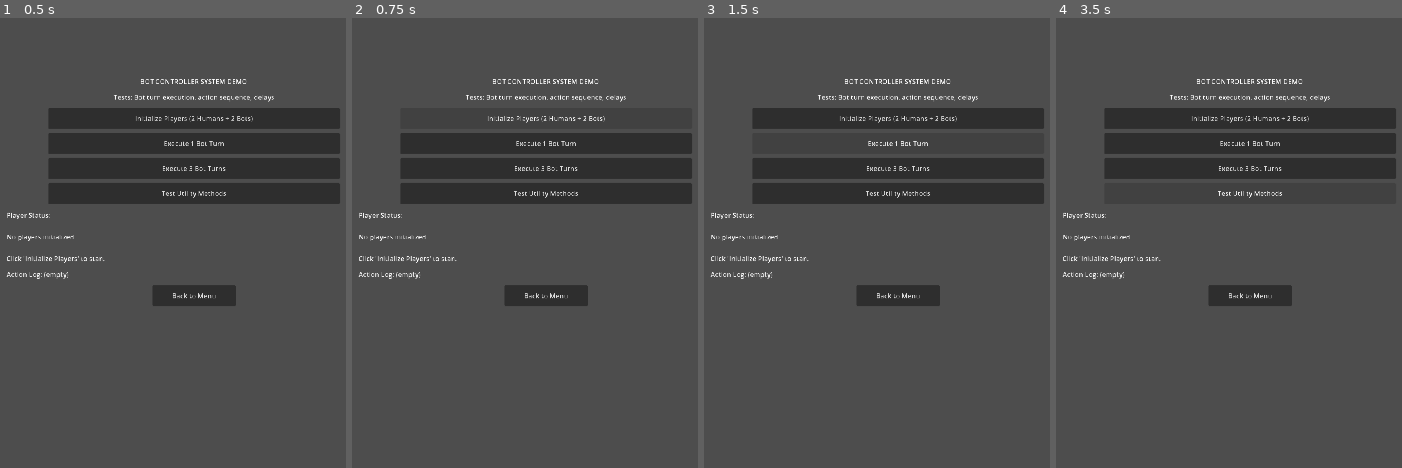
Above: before the commit, frames 1-4 (left to right).
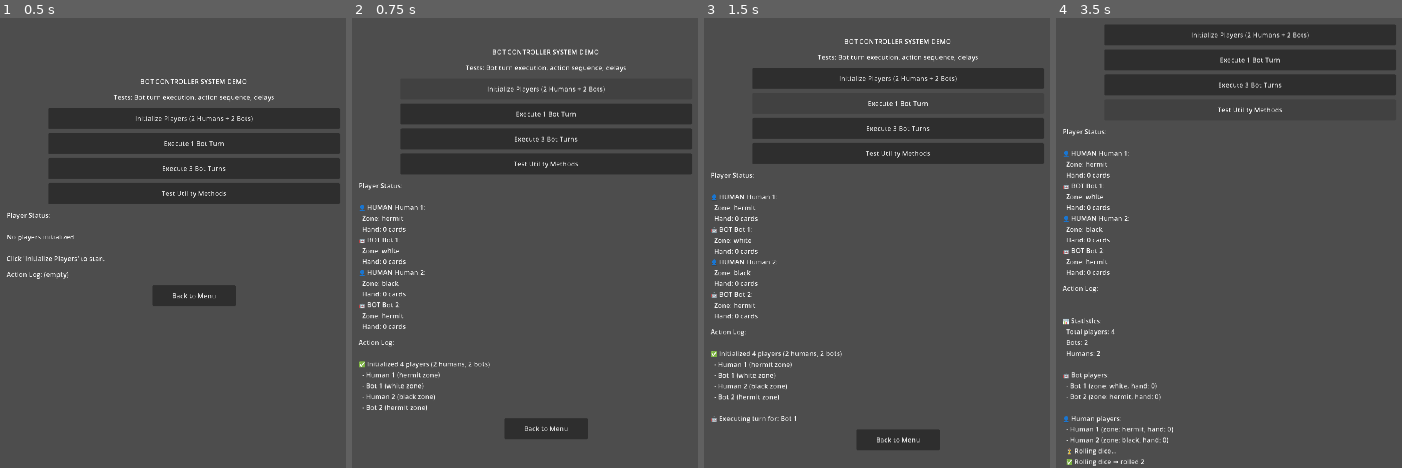
Above: after the commit, the same moments.

Repository: The-Cyril5555/shadow_hunter_app
Game: Godot game, scene res://scenes/demos/bot_controller_demo.tscn
The game is run twice, just before and just after one commit, with the same random seed, the same clock (stepped at 60 frames per second) and the same inputs. This scene is started directly instead of the project's main scene.
Inputs:
- Up to frame 1 (0.5 s): no input
- Up to frame 2 (0.75 s): click "Initialize Players (2 Humans …" at 0.5 s
- Up to frame 3 (1.5 s): click "Execute 1 Bot Turn" at 1.25 s
- Up to frame 4 (3.5 s): click "Execute 3 Bot Turns" at 2 s; click "Test Utility Methods" at 2.75 s

Frame 1 is identical in both runs. In frame 2, 13% of the frame differs, in the area x 1-99%, y 6-94%; in frame 3, 18%; in frame 4, 25%, in the area x 1-99%, y 1-100%.
Error before the commit: Parse Error: Cannot call non-static function "apply_damage()" on the class "CombatSystem" directly. Make an instance instead. (res://scripts/systems/bot_contro…

Commit message:
fix: correct zone ID mismatch in BotController
BotController used wrong zone identifiers ("white", "black") instead of
actual zone IDs ("church", "cemetery") from ZoneData. This caused:
- Bots moving between non-existent zones
- get_deck_for_zone() returning null (bots couldn't draw cards)
- Safe/risky zone classification failing

Fixes:
- Use ZoneData.ZONE_ADJACENCY for proper 6-zone adjacency
- Classify zones by deck_type instead of hardcoded IDs
- Handle zones without decks (weird_woods, underworld, altar)
- Use CombatSystem.new() instance method instead of static call

Diff:
--- a/scripts/systems/bot_controller.gd
+++ b/scripts/systems/bot_controller.gd
@@ -118,20 +118,25 @@
 	# Get valid adjacent zones
 	var valid_zones = _get_valid_adjacent_zones(bot.position_zone)
 
-	# Choose zone based on decision
+	# Choose zone based on decision using ZoneData deck_type classification
 	var target_zone = bot.position_zone
 	if valid_zones.size() > 0:
 		if chosen_movement == AIDecisionEngine.ACTION_MOVE_SAFE:
-			# Safe movement: prefer white/hermit zones (beneficial/neutral)
-			var safe_zones = ["white", "hermit"]
+			# Safe movement: prefer zones with white/hermit decks (beneficial/vision)
 			var available_safe = []
-			for zone in valid_zones:
-				if zone in safe_zones:
-					available_safe.append(zone)
+			for zone_id in valid_zones:
+				var zone_data = ZoneData.get_zone_by_id(zone_id)
+				if zone_data.get("deck_type", "") in ["white", "hermit"]:
+					available_safe.append(zone_id)
 			target_zone = available_safe.pick_random() if available_safe.size() > 0 else valid_zones.pick_random()
 		else:
-			# Risky movement: prefer black zone (risky cards)
-			target_zone = "black" if "black" in valid_zones else valid_zones.pick_random()
+			# Risky movement: prefer zones with black deck (harmful cards)
+			var risky_zones = []
+			for zone_id in valid_zones:
+				var zone_data = ZoneData.get_zone_by_id(zone_id)
+				if zone_data.get("deck_type", "") == "black":
+					risky_zones.append(zone_id)
+			target_zone = risky_zones.pick_random() if risky_zones.size() > 0 else valid_zones.pick_random()
 
 	# Update position
 	var old_zone = bot.position_zone
@@ -156,13 +161,24 @@
 	var decision_engine = AIDecisionEngine.new()
 	var context = AIDecisionEngine.build_action_context(bot, GameState.players)
 
-	# Determine available actions
-	var available_actions = [AIDecisionEngine.ACTION_DRAW_CARD]
+	# Determine available actions based on zone and surroundings
+	var available_actions: Array = []
+
+	# Can only draw card if zone has a deck
+	var deck: DeckManager = GameState.get_deck_for_zone(zone)
+	if deck != null and deck.get_card_count() > 0:
+		available_actions.append(AIDecisionEngine.ACTION_DRAW_CARD)
 
 	# Check if there are enemies to attack
 	var nearby_enemies = context.get("nearby_enemies", [])
 	if nearby_enemies.size() > 0:
 		available_actions.append(AIDecisionEngine.ACTION_ATTACK)
+
+	# Fallback: if no actions available, just skip
+	if available_actions.is_empty():
+		print("[BotController] ⚠️ %s has no available actions in zone %s" % [bot.display_name, zone])
+		bot_action_completed.emit(bot, "zone_action", null)
+		return
 
 	# Choose best action based on personality and context
 	var chosen_action = decision_engine.choose_best_action(bot, available_actions, context)
@@ -203,8 +219,9 @@
 	var attack_bonus = bot.get_attack_damage_bonus()
 	var total_damage = base_damage + attack_bonus
 
-	# Use CombatSystem to apply damage
-	CombatSystem.apply_damage(bot, target, total_damage)
+	# Use CombatSystem instance to apply damage
+	var combat = CombatSystem.new()
+	combat.apply_damage(bot, target, total_damage)
 
 	bot_action_completed.emit(bot, "zone_action", {"action": "attack", "target": target, "damage": total_damage})
 	print("[BotController] ✅ %s dealt %d damage to %s (HP: %d → %d)" % [
@@ -245,15 +262,14 @@
 # PRIVATE METHODS - Helpers
 # =============================================================================
 
-## Get valid adjacent zones for movement
+## Get valid adjacent zones for movement using ZoneData adjacency map
 ## @param current_zone: Current zone id
 ## @returns: Array - list of valid adjacent zone ids
 func _get_valid_adjacent_zones(current_zone: String) -> Array:
-	# MVP: Simple adjacency (all zones are adjacent to each other)
-	# In full implementation, this would use board adjacency data
-	var all_zones = ["hermit", "white", "black"]
-	all_zones.erase(current_zone)  # Can't stay in same zone
-	return all_zones
+	if ZoneData.ZONE_ADJACENCY.has(current_zone):
+		return ZoneData.ZONE_ADJACENCY[current_zone].duplicate()
+	push_warning("[BotController] No adjacency data for zone: %s" % current_zone)
+	return []
 
 
 ## Random delay between actions for readability
